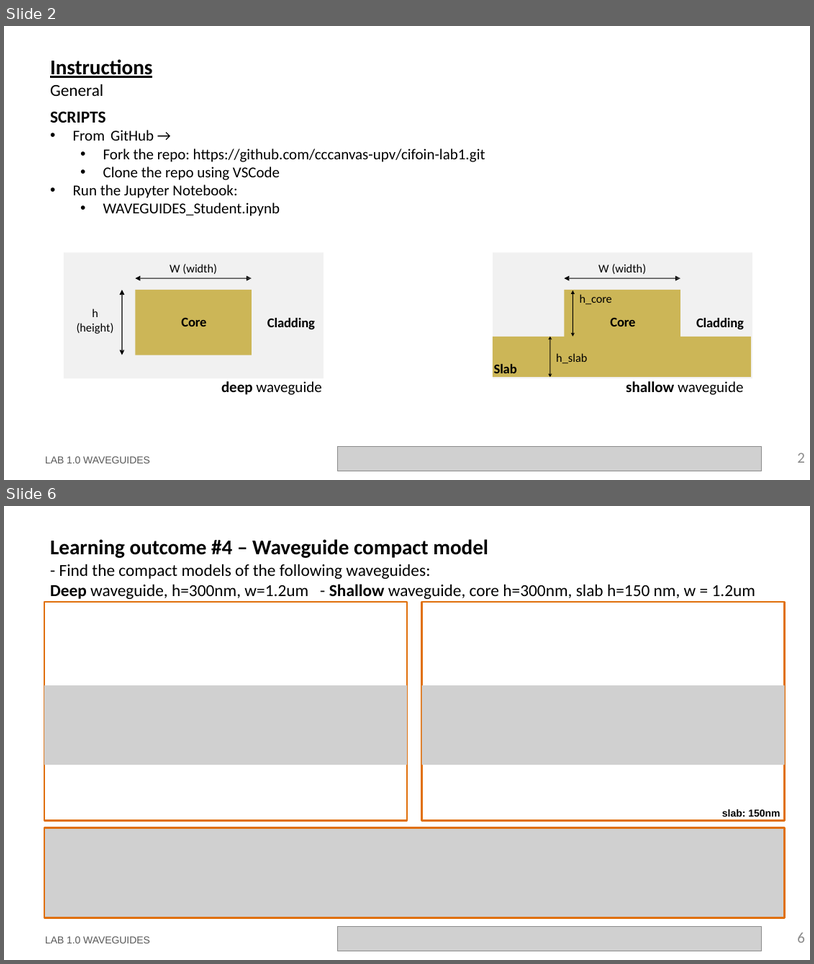
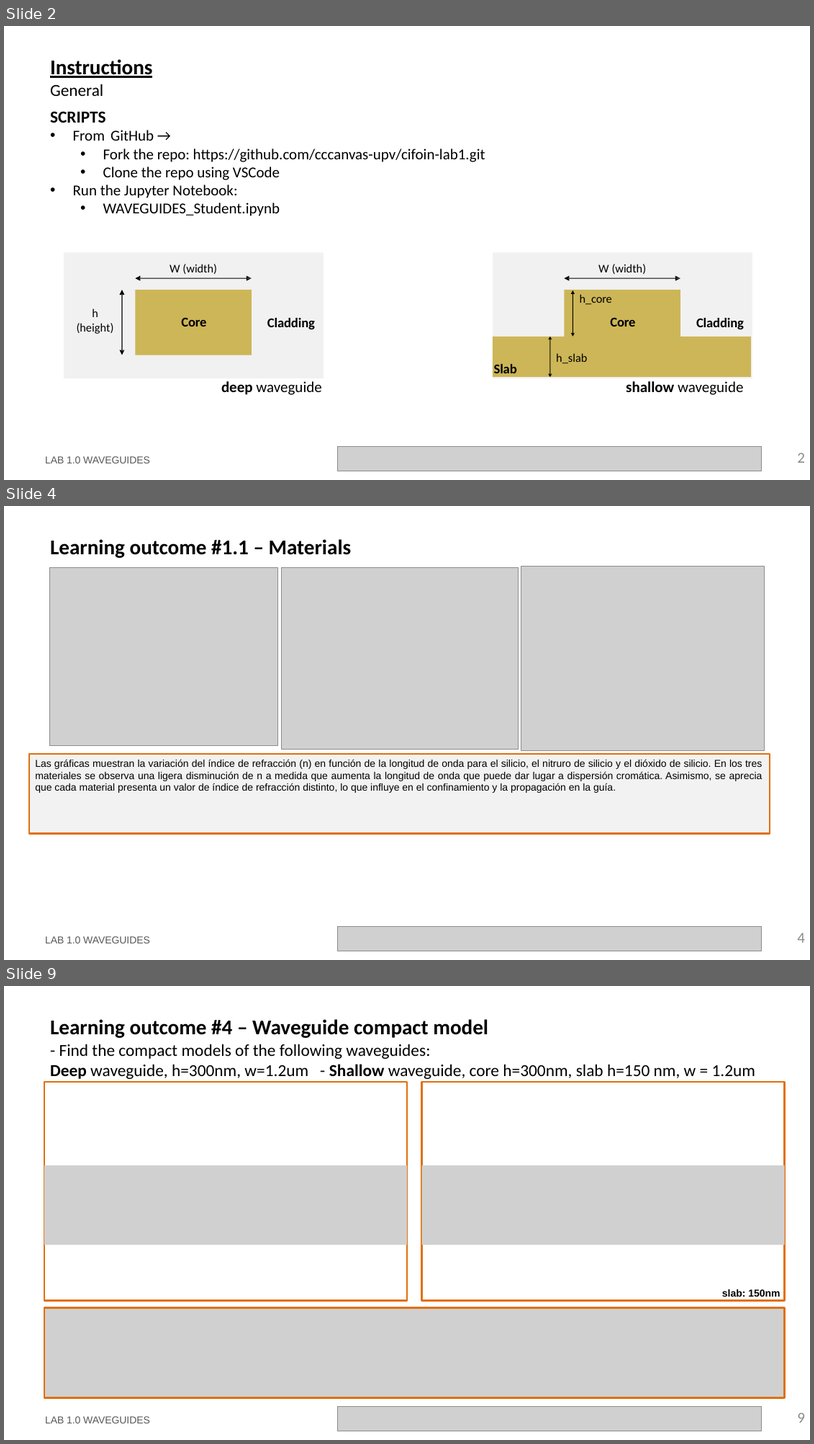
Before and after one commit to jllanoh/cifoin-lab1, a slide deck: LabBook_10.pptx. Shown one above the other, each under a label of ours: slides 2 and 6 before the commit, slides 2, 4 and 9 after it; the slides between them are not shown. The pictures are 814x964 and 814x1444 pixels, drawn with LibreOffice and Linux fonts; fonts in the diff are those of the drawing; grey boxes stand for pictures; background and template pictures are left out. Boxes give left, top, right and bottom in pixels: in the first picture for what was removed or moved away, otherwise in the second. Text is boxed around its words. In the diff, an @@ line names an element or a change of style, - is before the commit and + after.

```diff
--- a/LabBook_10.pptx
+++ b/LabBook_10.pptx
@@ slide 4 added at <box>4,506,810,960</box>, background #FFFFFF @@
@@ title added at <box>50,539,352,558</box>, 25 pt, text #000000, bold @@
+Learning outcome #1.1 – Materials
@@ picture added at <box>49,567,278,746</box> @@
@@ picture added at <box>281,567,518,749</box> @@
@@ picture added at <box>521,566,765,751</box> @@
@@ rectangle added at <box>29,754,771,834</box>, fill #F2F2F2, outline #E0700D 2.25 pt, 12 pt, text #000000 @@
+Las gráficas muestran la variación del índice de refracción (n) en función de la longitud de onda para el silicio, el nitruro de silicio y el dióxido de silicio. En los tres materiales se observa una ligera disminución de n a medida que aumenta la longitud de onda que puede dar lugar a dispersión cromática. Asimismo, se aprecia que cada material presenta un valor de índice de refracción distinto, lo que influye en el confinamiento y la propagación en la guía.
@@ text added at <box>45,936,150,943</box>, 12 pt, text #585858 @@
+LAB 1.0 WAVEGUIDES
@@ picture added at <box>338,926,762,951</box> @@
@@ page number added at <box>797,932,805,942</box>, 18 pt, text #8C8C8C @@
+4
@@ what was slide 6 is now slide 9 @@
@@ page number at <box>797,1412,805,1422</box>: text changed @@
-6
+9
```
Also in this commit, not shown: 3 slides changed, 2 other slides added, 1 other file.
